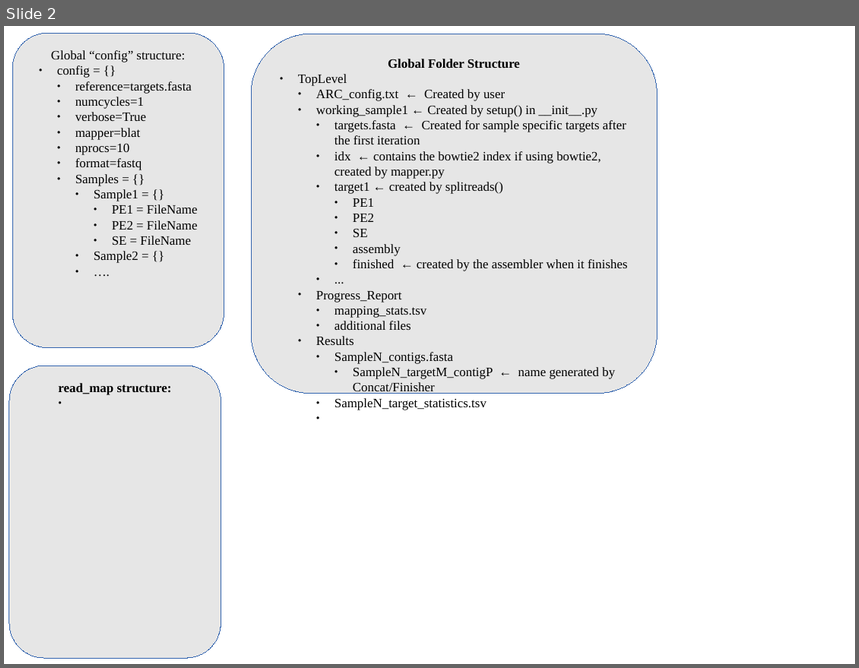
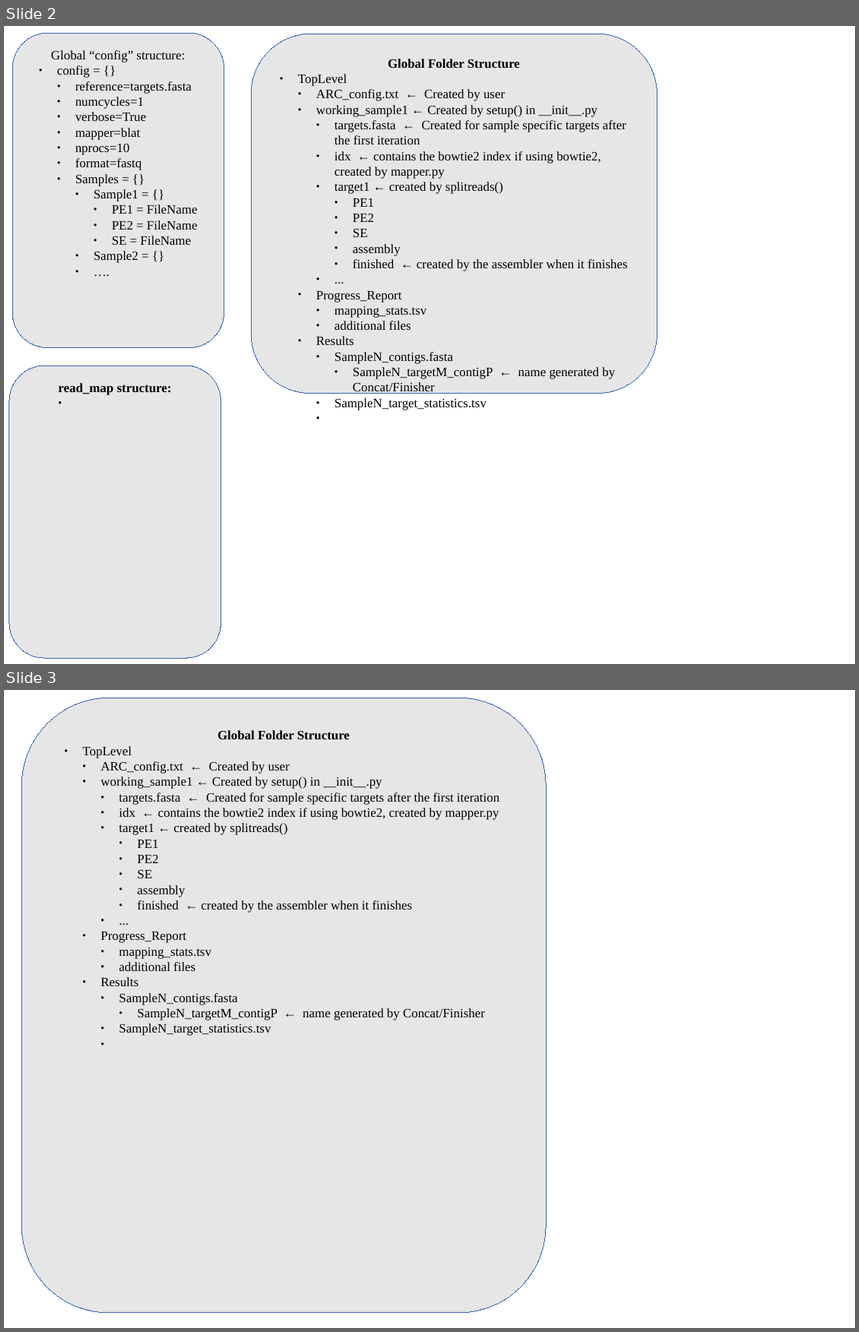
Before and after one commit to ibest/ARC, a slide deck: docs/Pipeline.odp. Shown one above the other, each under a label of ours: slide 2 before the commit, slides 2 and 3 after it. The pictures are 859x668 and 859x1332 pixels, drawn with LibreOffice and Linux fonts; fonts in the diff are those of the drawing. Boxes give left, top, right and bottom in pixels: in the first picture for what was removed or moved away, otherwise in the second. Text is boxed around its words. In the diff, an @@ line names an element or a change of style, - is before the commit and + after.

```diff
--- a/docs/Pipeline.odp
+++ b/docs/Pipeline.odp
@@ slide 3 added at (4,690,855,1328), background #FFFFFF @@
@@ freeform shape added at (21,698,546,1313), fill #E6E6E6, outline #3465AF 0 pt, 12 pt, text #000000 @@
+Global Folder Structure
+● TopLevel
+  ● ARC_config.txt ← Created by user
+  ● working_sample1 ← Created by setup() in __init__.py
+    ● targets.fasta ← Created for sample specific targets after the first iteration
+    ● idx ← contains the bowtie2 index if using bowtie2, created by mapper.py
+    ● target1 ← created by splitreads()
+      ● PE1
+      ● PE2
+      ● SE
+      ● assembly
+      ● finished ← created by the assembler when it finishes
+    ● ...
+  ● Progress_Report
+    ● mapping_stats.tsv
+    ● additional files
+  ● Results
+    ● SampleN_contigs.fasta
+      ● SampleN_targetM_contigP ← name generated by Concat/Finisher
+    ● SampleN_target_statistics.tsv
```
Also in this commit, not shown: 5 other files.
